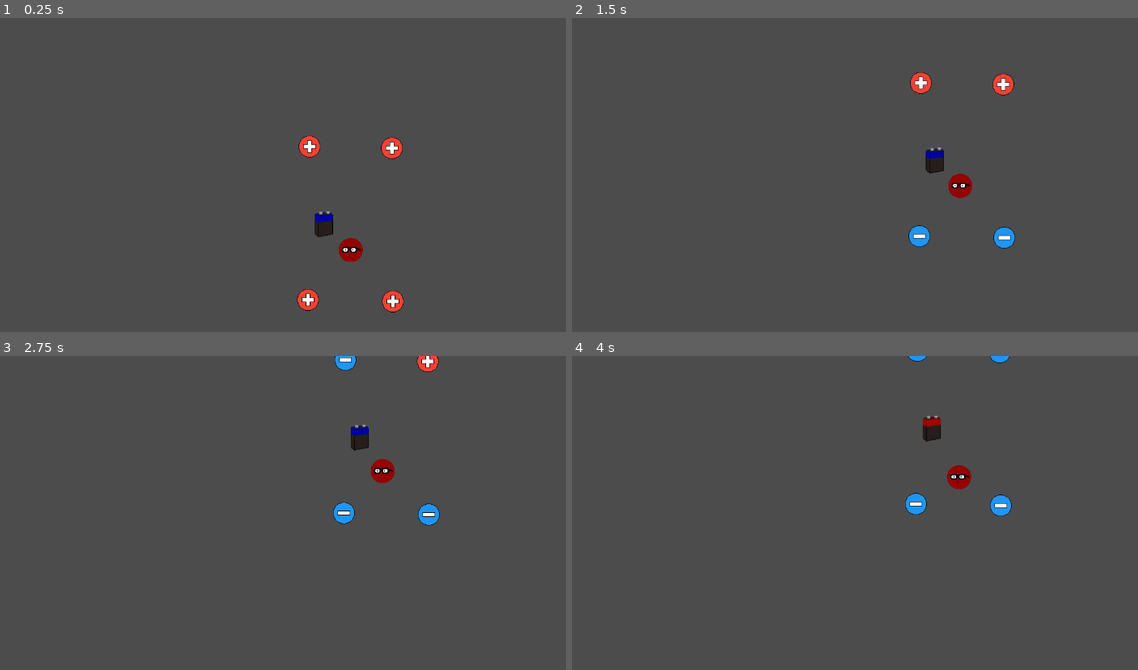
Above: before the commit, frames 1-4 (two rows, left to right).
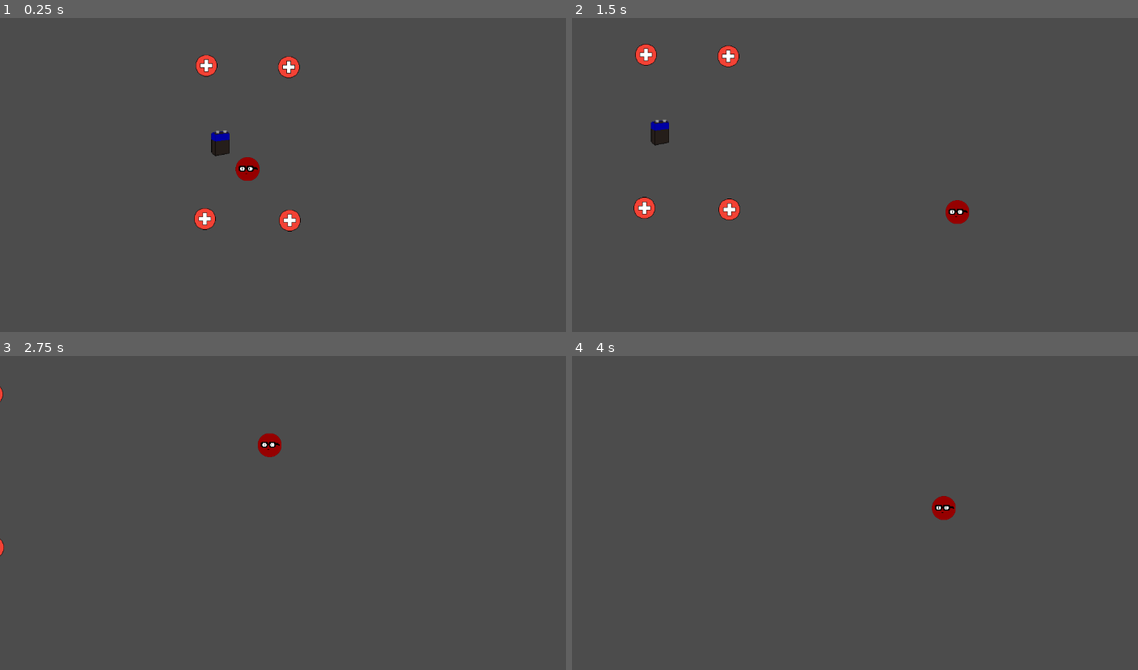
Above: after the commit, the same moments.

Repository: Gamedev-do-Hiroshi/changecharge
Game: Godot game, scene res://scenes/Fase.tscn
Same seed, same stepped clock (60 frames per second), same inputs: the game is played once before the commit and once after it.
Inputs (mouse positions are in pixels of both pictures, inside the frame that each line leads up to):
- Up to frame 1 (0.25 s): no input
- Up to frame 2 (1.5 s): drag from (905, 313) to (905, 162) at 0.52 s; drag from (1007, 262) to (922, 109) at 1.27 s
- Up to frame 3 (2.75 s): move the mouse to (345, 377) at 2.02 s; click (345, 377) at 2.17 s
- Up to frame 4 (4 s): drag from (1002, 362) to (1002, 516) at 2.77 s; drag from (934, 431) to (1002, 506) at 3.52 s

The runs differ from the first frame. In frame 1, 2.7% of the frame differs, in the area x 34-72%, y 11-94%; in frame 2, 2.7%, in the area x 10-79%, y 8-74%; in frame 3, 1.5%; in frame 4, 1.3%.

Commit message:
ajustes na camera

Diff:
--- a/Game/scenes/Fase.tscn
+++ b/Game/scenes/Fase.tscn
@@ -1,24 +1,24 @@
 [gd_scene load_steps=5 format=2]
 
-[ext_resource path="res://scenes/Player.tscn" type="PackedScene" id=1]
-[ext_resource path="res://scripts/Pivot.gd" type="Script" id=2]
-[ext_resource path="res://scenes/Carga.tscn" type="PackedScene" id=3]
-[ext_resource path="res://scenes/Objetos.tscn" type="PackedScene" id=4]
+[ext_resource path="res://scenes/Objetos.tscn" type="PackedScene" id=1]
+[ext_resource path="res://scenes/Player.tscn" type="PackedScene" id=2]
+[ext_resource path="res://scripts/Pivot.gd" type="Script" id=3]
+[ext_resource path="res://scenes/Carga.tscn" type="PackedScene" id=4]
 
 [node name="Fase" type="Node2D"]
 
-[node name="Campo" parent="." instance=ExtResource( 4 )]
+[node name="Campo" parent="." instance=ExtResource( 1 )]
 position = Vector2( 483.117, 73.6705 )
 Objeto = 2
 B = 0.05
 Altura = 500.0
 Comprimento = 500.0
 
-[node name="Player" parent="." instance=ExtResource( 1 )]
+[node name="Player" parent="." instance=ExtResource( 2 )]
 position = Vector2( 485.126, 277.402 )
 
 [node name="Pivot" type="Position2D" parent="Player"]
-script = ExtResource( 2 )
+script = ExtResource( 3 )
 
 [node name="CameraOffSet" type="Position2D" parent="Player/Pivot"]
 position = Vector2( 136.992, 3.23853 )
@@ -28,33 +28,34 @@
 
 [node name="Camera2D" type="Camera2D" parent="Player/Pivot/CameraOffSet"]
 current = true
-limit_left = -1000
-limit_top = -1000
-limit_right = 1000
-limit_bottom = 1000
+limit_left = 0
+limit_top = 0
+limit_right = 7000
+limit_bottom = 700
 limit_smoothed = true
 smoothing_enabled = true
+editor_draw_limits = true
 editor_draw_drag_margin = true
 
-[node name="Carga1" parent="." instance=ExtResource( 3 )]
+[node name="Carga1" parent="." instance=ExtResource( 4 )]
 position = Vector2( 401, 376 )
 
-[node name="Carga2" parent="." instance=ExtResource( 3 )]
+[node name="Carga2" parent="." instance=ExtResource( 4 )]
 position = Vector2( 569, 379 )
 
-[node name="Carga3" parent="." instance=ExtResource( 3 )]
+[node name="Carga3" parent="." instance=ExtResource( 4 )]
 position = Vector2( 404, 73 )
 
-[node name="Carga4" parent="." instance=ExtResource( 3 )]
+[node name="Carga4" parent="." instance=ExtResource( 4 )]
 position = Vector2( 567, 76 )
 
-[node name="Ponta" parent="." instance=ExtResource( 4 )]
+[node name="Ponta" parent="." instance=ExtResource( 1 )]
 position = Vector2( 349.767, 236.879 )
 Objeto = 0
 
-[node name="Tomada" parent="." instance=ExtResource( 4 )]
+[node name="Tomada" parent="." instance=ExtResource( 1 )]
 position = Vector2( 694.909, 230.263 )
 Objeto = 1
 
-[node name="Pilha" parent="." instance=ExtResource( 4 )]
+[node name="Pilha" parent="." instance=ExtResource( 1 )]
 position = Vector2( 431.646, 226.162 )
--- a/Game/scenes/Title_Screen.tscn
+++ b/Game/scenes/Title_Screen.tscn
@@ -1,24 +1,24 @@
 [gd_scene load_steps=16 format=2]
 
-[ext_resource path="res://scenes/Back_ground.tscn" type="PackedScene" id=1]
-[ext_resource path="res://Sprites/font/ImPerfect23.otf" type="DynamicFontData" id=2]
-[ext_resource path="res://Sprites/Main Menu/exit_button.png" type="Texture" id=3]
-[ext_resource path="res://Sprites/Main Menu/play_button.png" type="Texture" id=4]
-[ext_resource path="res://Sprites/Main Menu/lightning.png" type="Texture" id=5]
-[ext_resource path="res://scripts/Title_Screen.gd" type="Script" id=6]
+[ext_resource path="res://scripts/Title_Screen.gd" type="Script" id=1]
+[ext_resource path="res://scenes/Back_ground.tscn" type="PackedScene" id=2]
+[ext_resource path="res://Sprites/Main Menu/play_button.png" type="Texture" id=3]
+[ext_resource path="res://Sprites/Main Menu/exit_button.png" type="Texture" id=4]
+[ext_resource path="res://Sprites/font/ImPerfect23.otf" type="DynamicFontData" id=5]
+[ext_resource path="res://Sprites/Main Menu/lightning.png" type="Texture" id=6]
 [ext_resource path="res://music/Ludum Dare 38 - Track 2.wav" type="AudioStream" id=7]
 [ext_resource path="res://music/select.wav" type="AudioStream" id=8]
-[ext_resource path="res://assets/negative.png" type="Texture" id=9]
-[ext_resource path="res://assets/positive.png" type="Texture" id=10]
-
-[sub_resource type="Environment" id=2]
+[ext_resource path="res://assets/positive.png" type="Texture" id=9]
+[ext_resource path="res://assets/negative.png" type="Texture" id=10]
+
+[sub_resource type="Environment" id=1]
 background_mode = 4
 tonemap_mode = 3
 ss_reflections_fade_in = 1.47737
 ss_reflections_fade_out = 0.217638
 glow_enabled = true
 
-[sub_resource type="Animation" id=3]
+[sub_resource type="Animation" id=2]
 resource_name = "select"
 tracks/0/type = "value"
 tracks/0/path = NodePath("TextureButton:modulate")
@@ -117,15 +117,11 @@
 
 [node name="Letra2" type="RichTextLabel" parent="Titulo"]
 modulate = Color( 0.827451, 0.788235, 0.2, 1 )
-anchor_left = -0.00160198
-anchor_top = -0.00854393
-anchor_right = -0.00160198
-anchor_bottom = -0.00854393
 margin_left = 575.841
 margin_top = 63.3476
 margin_right = 860.841
 margin_bottom = 118.347
-custom_fonts/normal_font = SubResource( 5 )
+custom_fonts/normal_font = SubResource( 4 )
 bbcode_enabled = true
 bbcode_text = "[shake  RATE = 10level = 5 ]H"
 text = "H"
@@ -212,15 +208,11 @@
 
 [node name="Letra8" type="RichTextLabel" parent="Titulo"]
 modulate = Color( 0.827451, 0.788235, 0.2, 1 )
-anchor_left = -0.00160198
-anchor_top = -0.00854393
-anchor_right = -0.00160198
-anchor_bottom = -0.00854393
 margin_left = 541.113
 margin_top = 338.125
 margin_right = 826.113
 margin_bottom = 393.125
-custom_fonts/normal_font = SubResource( 5 )
+custom_fonts/normal_font = SubResource( 4 )
 bbcode_enabled = true
 bbcode_text = "[shake  RATE = 10level = 5 ]H"
 text = "H"
--- a/Game/scripts/Player.gd
+++ b/Game/scripts/Player.gd
@@ -7,6 +7,7 @@
 var vel = Vector2()
 var ace = Vector2()
 var ant_ace = Vector2()
+var dragging = false
 
 var vel_pot = 0.0
 var K = 1000.0
@@ -20,9 +21,18 @@
 func _ready():
 
 	primeira_passada = true
+	set_process_input(true)
+
+func _input(event):
+	if event is InputEventMouseButton:
+		if event.is_pressed():
+			dragging = true
+		else:
+			dragging = false
+	elif event is InputEventMouseMotion and dragging:
+		position = get_global_mouse_position()
 
 func _physics_process(delta):
-
 	movimento(delta)
 	self.move_and_slide(vel)
 
Not shown: 17 places in Game/scenes/Title_Screen.tscn that only renumber resources
